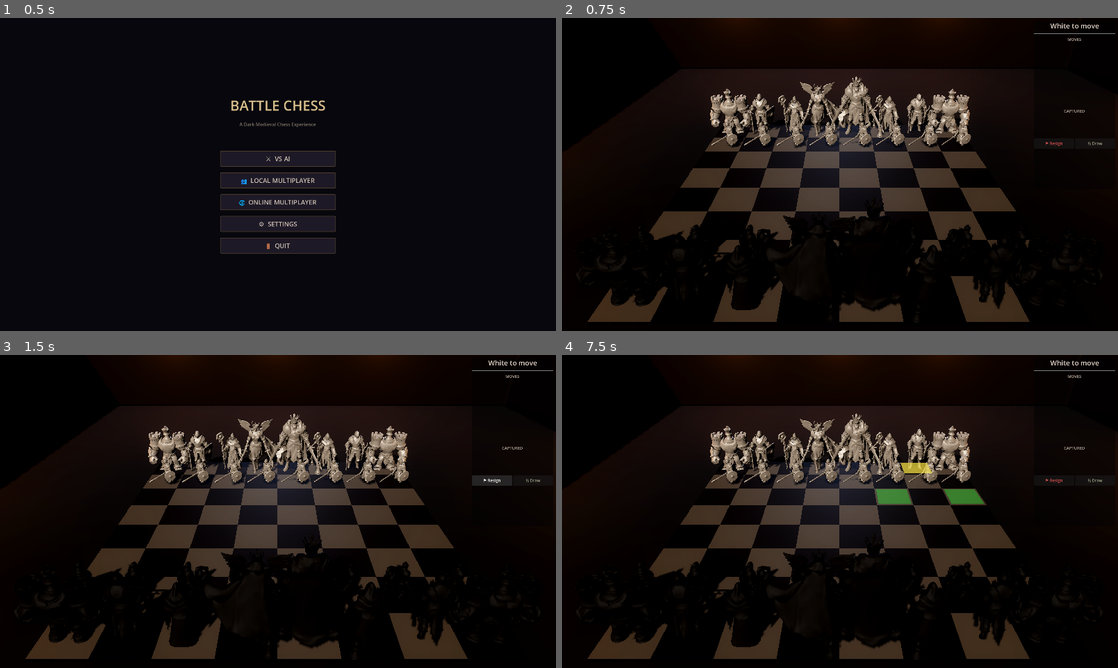
Above: before the commit, frames 1-4 (two rows, left to right).
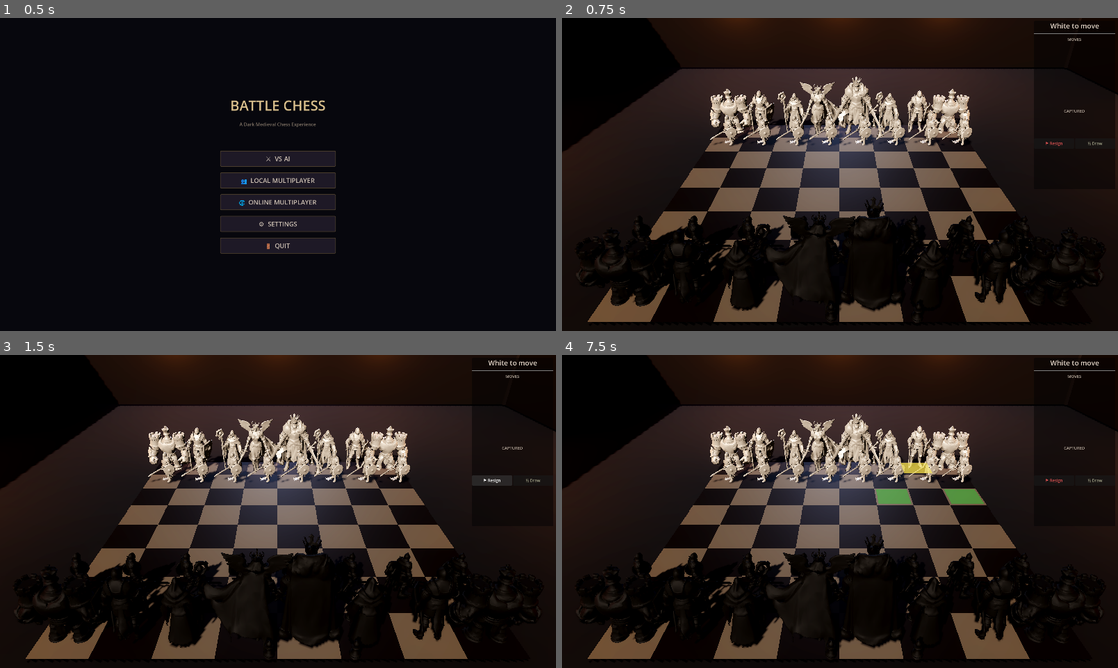
Above: after the commit, the same moments.

Repository: jmmcclure/battlechess
Game: Godot game, scene res://scenes/main.tscn
The game is run twice, just before and just after one commit, with the same random seed, the same clock (stepped at 60 frames per second) and the same inputs.
Inputs (mouse positions are in pixels of both pictures, inside the frame that each line leads up to):
- Up to frame 1 (0.5 s): no input
- Up to frame 2 (0.75 s): click "⚔ VS AI" at 0.5 s
- Up to frame 3 (1.5 s): click "⚑ Resign" at 1.25 s
- Up to frame 4 (7.5 s): click "½ Draw" at 2 s; click "⚑ Resign" at 2.75 s; click "½ Draw" at 3.5 s; click "⚑ Resign" at 4.25 s; click "½ Draw" at 5 s; tap Enter at 5.75, 7.25 s; move the mouse to (962, 495) at 5.77 s; click (962, 495) at 5.92 s; tap Space at 6.02, 6.5 s; drag from (728, 527) to (812, 574) at 6.52 s; move the mouse to (895, 442) at 7.27 s; click (895, 442) at 7.42 s

Frame 1 is identical in both runs. In frame 2, 23% of the frame differs, in the area x 4-85%, y 0-98%; in frame 3, 23%; in frame 4, 23%.

Commit message:
Fix sunk pieces + brighten room
- Raised Y offsets for pawn (1.0), knight (1.4), bishop (1.4)
- Directional light: 0.5 -> 0.8
- Ambient light: 0.5 -> 0.8, warmer color
- Torch lights: 3.0 -> 4.0, range 18 -> 20
- Fill light: 0.1 -> 0.2
- Reduced fog density (0.005 -> 0.002), SSAO intensity (1.5 -> 1.0)
- Removed SSR (perf)

Co-authored-by: Copilot <223556219+Copilot@users.noreply.github.com>

Diff:
--- a/scripts/chess/board.gd
+++ b/scripts/chess/board.gd
@@ -237,7 +237,7 @@
 		# Apply uniform scale per piece type — tuned manually
 		var piece_scales := [0.0, 1.8, 3.0, 2.8, 2.8, 3.5, 3.8]
 		# Y offset per piece type — lifts model so bottom sits on board
-		var piece_y_offsets := [0.0, 0.6, 1.4, 1.2, 1.2, 1.6, 1.8]
+		var piece_y_offsets := [0.0, 1.0, 1.4, 1.4, 1.4, 1.6, 1.8]
 		var s: float = piece_scales[type]
 		model_instance.scale = Vector3(s, s, s)
 		model_instance.position.y = piece_y_offsets[type]
--- a/scripts/game_controller.gd
+++ b/scripts/game_controller.gd
@@ -51,7 +51,7 @@
 
 func _setup_lighting() -> void:
 	environment_light.rotation_degrees = Vector3(-40, -25, 0)
-	environment_light.light_energy = 0.5
+	environment_light.light_energy = 0.8
 	environment_light.shadow_enabled = true
 	environment_light.light_color = Color(1.0, 0.95, 0.9)
 
@@ -59,21 +59,20 @@
 	var env := WorldEnvironment.new()
 	var environment := Environment.new()
 	environment.background_mode = Environment.BG_COLOR
-	environment.background_color = Color(0.02, 0.02, 0.04)
+	environment.background_color = Color(0.03, 0.03, 0.05)
 	environment.ambient_light_source = Environment.AMBIENT_SOURCE_COLOR
-	environment.ambient_light_color = Color(0.12, 0.1, 0.08)
-	environment.ambient_light_energy = 0.5
+	environment.ambient_light_color = Color(0.2, 0.17, 0.14)
+	environment.ambient_light_energy = 0.8
 	environment.tonemap_mode = 3  # ACES
 	environment.glow_enabled = true
-	environment.glow_intensity = 0.4
-	environment.glow_bloom = 0.3
+	environment.glow_intensity = 0.3
+	environment.glow_bloom = 0.2
 	environment.ssao_enabled = true
 	environment.ssao_radius = 2.0
-	environment.ssao_intensity = 1.5
-	environment.ssr_enabled = true
+	environment.ssao_intensity = 1.0
 	environment.fog_enabled = true
-	environment.fog_light_color = Color(0.06, 0.04, 0.03)
-	environment.fog_density = 0.005
+	environment.fog_light_color = Color(0.08, 0.06, 0.04)
+	environment.fog_density = 0.002
 	env.environment = environment
 	env.name = "WorldEnvironment"
 	add_child(env)
@@ -152,7 +151,7 @@
 	# === Subtle fill light ===
 	var fill := DirectionalLight3D.new()
 	fill.rotation_degrees = Vector3(-15, 180, 0)
-	fill.light_energy = 0.1
+	fill.light_energy = 0.2
 	fill.light_color = Color(0.5, 0.6, 0.8)
 	fill.name = "MoonFill"
 	add_child(fill)
@@ -222,8 +221,8 @@
 	var light := OmniLight3D.new()
 	light.position = pos + Vector3(0, 0.8, 0)
 	light.light_color = Color(1.0, 0.55, 0.15)
-	light.light_energy = 3.0
-	light.omni_range = 18.0
+	light.light_energy = 4.0
+	light.omni_range = 20.0
 	light.omni_attenuation = 1.3
 	light.shadow_enabled = false  # Too many shadow casters kills perf
 	light.name = "TorchLight_%d" % idx
